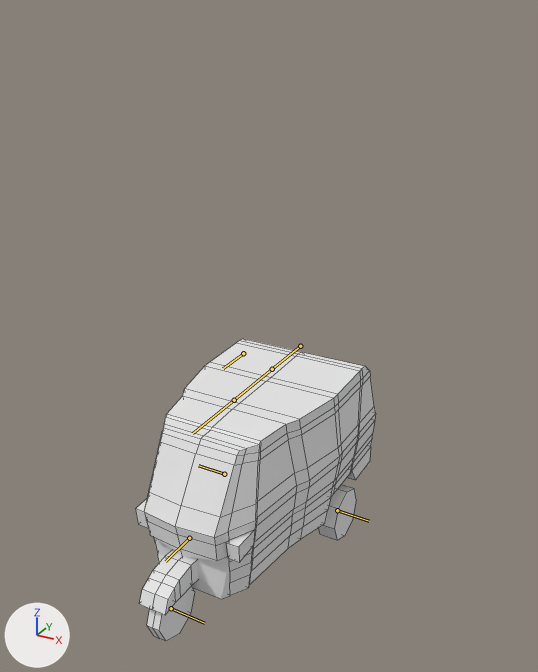
One commit to the Blender file Raw/Model/Bajai/bajai_jadi_texturetest_animasi.blend: the scene before it, then after it.
Both versions are drawn from a camera (50 mm lens) standing at (9.01, -14.98, 14.37) and looking at (0.36, 0.75, 6.5). Lighting does not change. The marker at lower left points along +X, +Y and +Z. Both versions are drawn at frame 90 of the action 'melompat'; the numbers are the values there. The bones that bend it are drawn over the model as lines. Mesh edges are drawn as thin lines.

In view in the first picture: 'BajaiO'.
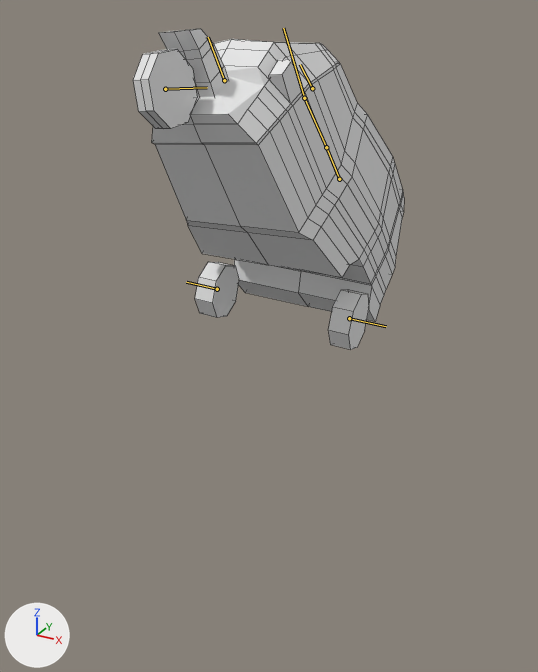
Location of each change, (x1, y1, x2, y2) in pixels of the pictures (538 x 672 px):
'BajaiO', posed: before (136, 339, 376, 641); after (133, 29, 404, 350)
bone 'Bone', root to tip: before (243, 353) to (223, 368); after (312, 88) to (300, 64)
bone 'Body.B', root to tip: before (300, 346) to (272, 369); after (339, 179) to (326, 147)
bone 'Body.C', root to tip: before (272, 369) to (234, 400); after (326, 147) to (304, 98)
bone 'Body.F', root to tip: before (234, 400) to (192, 433); after (304, 98) to (283, 28)
bone 'Tire.F', root to tip: before (171, 608) to (204, 623); after (165, 89) to (207, 87)
bone 'Tire.L', root to tip: before (337, 510) to (369, 521); after (349, 318) to (386, 326)
bone 'Tire.R', root to tip: before (224, 474) to (198, 465); after (217, 289) to (186, 282)

The edits, one by one:
Bone 'Bone' (bone_bone) moves from (0.0, 0.0, 0.0) to (0.0, -3.77, -6.22).
Bone 'Bone' (bone_bone) turns from (0, 0, 0) to (-40, 0, 0) degrees about its own x, y and z.
Bone 'Body.B' (bone_body_b) moves from (0.0, 0.0, 0.0) to (0.0, 0.0, -0.3).
Bone 'Body.B' (bone_body_b) turns from (0, 0, 0) to (0, 0, -5) degrees about its own x, y and z.
Bone 'Body.C' (bone_body_c) turns from (0, 0, 0) to (-5, 0, 5) degrees about its own x, y and z.
Bone 'Body.F' (bone_body_f) turns from (0, 0, 0) to (-17, 2, 5) degrees about its own x, y and z.
Bone 'Tire.F' (bone_tire_f) moves from (0.0, 0.0, 0.0) to (0.3, 0.0, 0.0).
Bone 'Tire.L' (bone_tire_l) moves from (0.15, 0.0, 0.0) to (0.3, 0.0, 0.0).
Bone 'Tire.R' (bone_tire_r) moves from (0.0, 0.0, -0.15) to (0.0, 0.0, -0.3).
